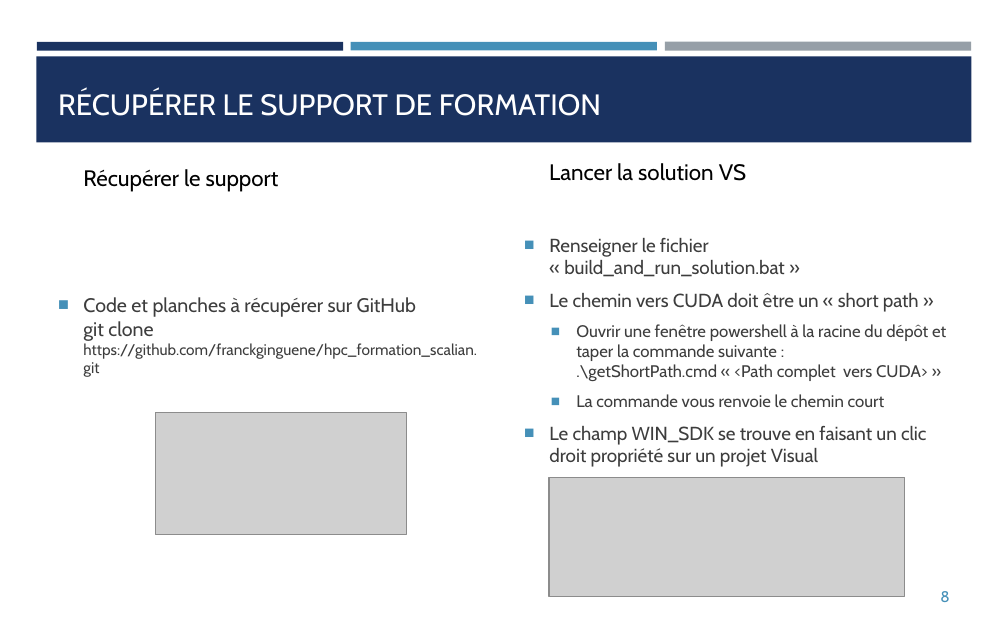
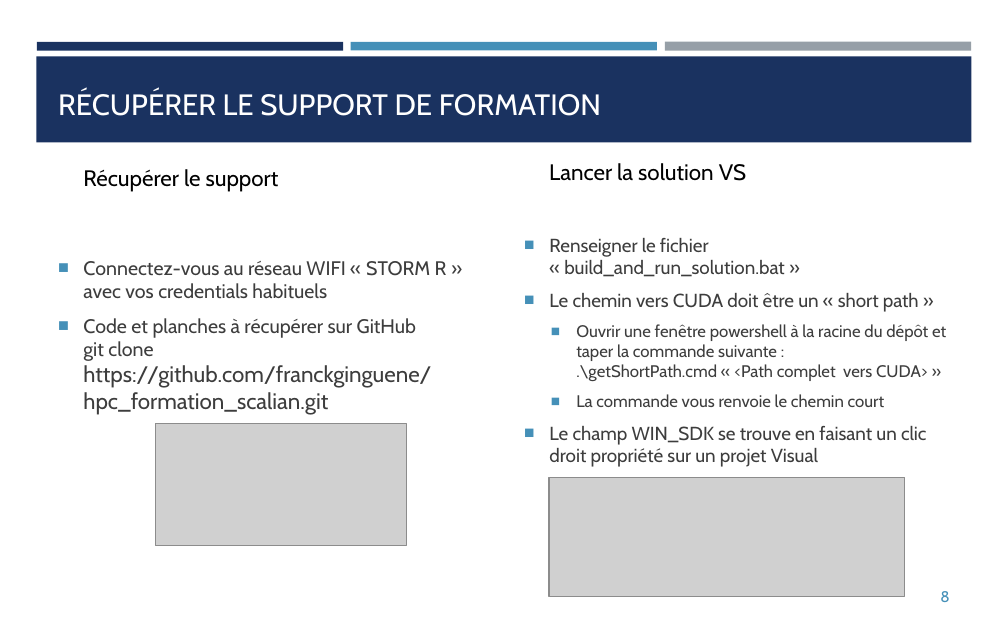
Before and after one commit to franckginguene/cpp_scalian, a slide deck: slide 8 of diapos/CPP_Intro.pptx. Drawn at 1008x630 pixels with LibreOffice and Linux fonts; fonts in the diff are those of the drawing; grey boxes stand for pictures. Boxes give left, top, right and bottom in pixels: in the first picture for what was removed or moved away, otherwise in the second. Text is boxed around its words. In the diff, an @@ line names an element or a change of style, - is before the commit and + after.

```diff
--- a/diapos/CPP_Intro.pptx
+++ b/diapos/CPP_Intro.pptx
@@ text at (x1=83, y1=261, x2=447, y2=415): text changed; size 11 to 14 pt @@
-■ Code et planches à récupérer sur GitHub
-  git clone https://github.com/franckginguene/hpc_formation_scalian.git
+■ Connectez-vous au réseau WIFI « STORM R » avec vos credentials habituels
+■ Code et planches à récupérer sur GitHub
+  git clone
+  https://github.com/franckginguene/
+  hpc_formation_scalian.git
@@ picture moved from (x1=155, y1=412, x2=406, y2=535) to (x1=155, y1=423, x2=406, y2=546) @@
```
Also in this commit, not shown: 2 other files.
